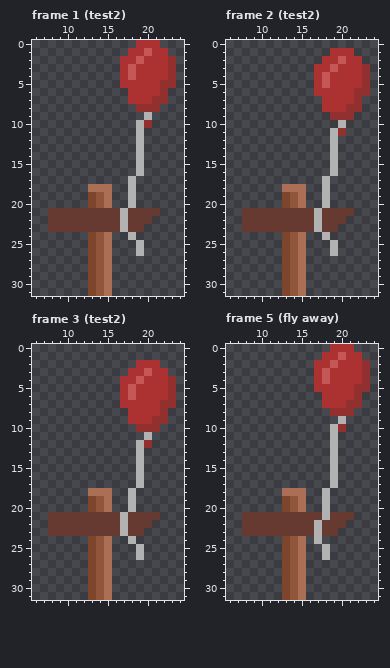
Pixel-art file -- Assets/meta/level-sign/level-sign.aseprite. That is the earlier state.
32x32 pixels, 8 frames. Shown: frame 1 (test2): x 6..24, y 0..31; frame 2 (test2): x 6..24, y 0..31; frame 3 (test2): x 6..24, y 0..31; frame 5 (fly away): x 6..24, y 0..31. The commit also changed other frames, which this record leaves out.
After the commit:
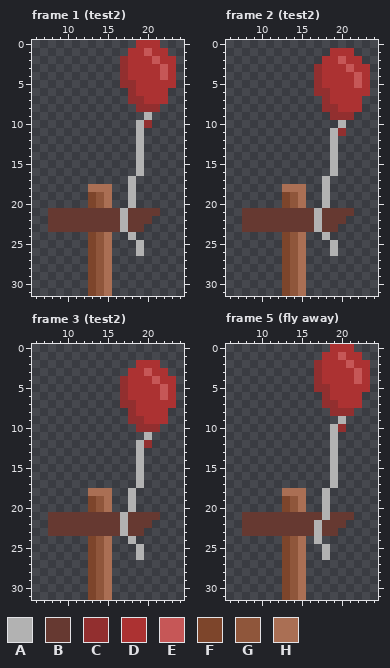
Palette (. is transparent): A #b2b2b2  B #663931  C #922f2f  D #ac3232  E #c65757  F #7d452b  G #8f563b  H #aa6f54
Changes in this commit:
layer "balloon up" now hidden
layer "balloon right" now hidden
layer "balloon left" now hidden
Frame 1 (test2):
y 2: x 17 D -> C; x 19 E -> D; x 21 D -> E; x 23 C -> D
y 3..4: x 17..18 DE -> CD; x 22..23 DC -> ED
y 5: x 17..18 DD -> CC; x 22..23 CC -> DD
y 6: x 18 D -> C; x 22 C -> D
y 7: x 18..19 DD -> CC; x 21..22 CC -> DD
Frame 2 (test2):
y 3: x 17 D -> C; x 19 E -> D; x 21 D -> E; x 23 C -> D
y 4..5: x 17..18 DE -> CD; x 22..23 DC -> ED
y 6: x 17..18 DD -> CC; x 22..23 CC -> DD
y 7: x 18 D -> C; x 22 C -> D
y 8: x 18..19 DD -> CC; x 21..22 CC -> DD
Frame 3 (test2):
y 4: x 17 D -> C; x 19 E -> D; x 21 D -> E; x 23 C -> D
y 5..6: x 17..18 DE -> CD; x 22..23 DC -> ED
y 7: x 17..18 DD -> CC; x 22..23 CC -> DD
y 8: x 18 D -> C; x 22 C -> D
y 9: x 18..19 DD -> CC; x 21..22 CC -> DD
Frame 5 (fly away): the same change as frame 1 (test2)
